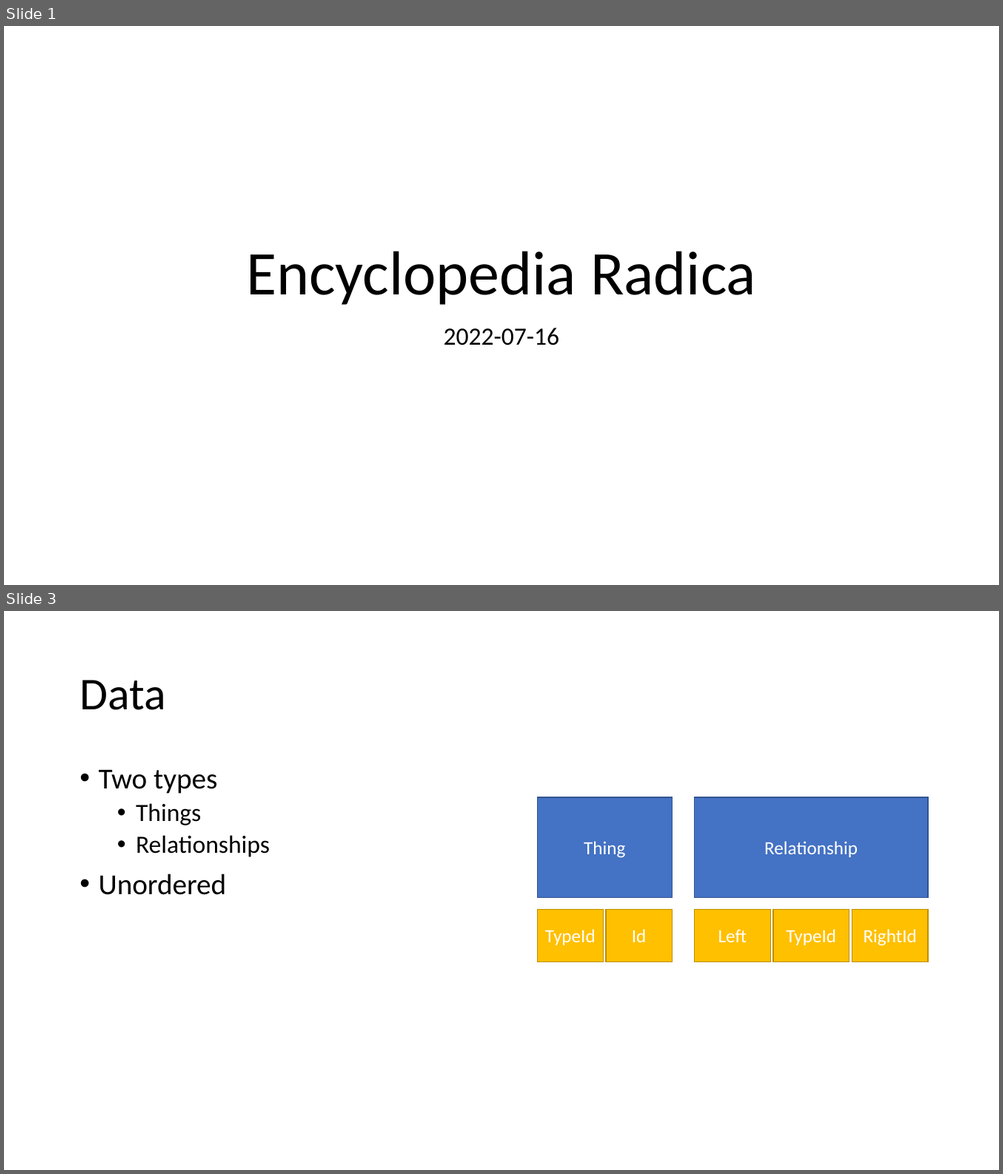
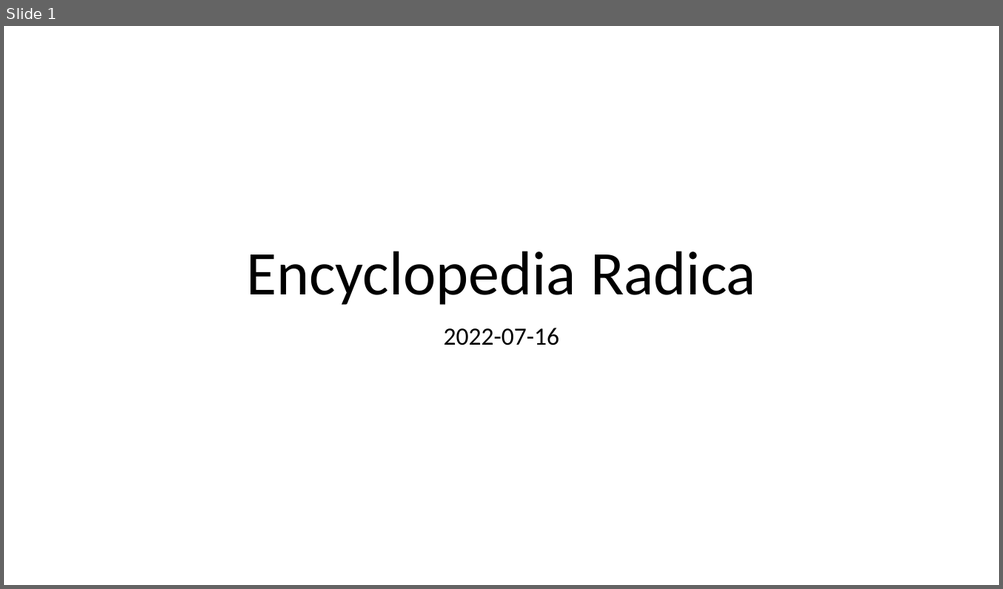
Before and after one commit to raddest-ca/encyclopedia-radica, a slide deck: radica.pptx. Shown one above the other, each under a label of ours: slides 1 and 3 before the commit, slide 1 after it; the slides between them are not shown. The pictures are 1003x1174 and 1003x589 pixels, drawn with LibreOffice and Linux fonts; fonts in the diff are those of the drawing. Boxes give left, top, right and bottom in pixels: in the first picture for what was removed or moved away, otherwise in the second. Text is boxed around its words. In the diff, an @@ line names an element or a change of style, - is before the commit and + after.

```diff
--- a/radica.pptx
+++ b/radica.pptx
@@ slide 3 removed at [4, 611, 999, 1170], background #FFFFFF @@
@@ title removed at [79, 680, 165, 710] @@
-Data
@@ text removed at [99, 770, 270, 895] @@
-• Two types
-  • Things
-  • Relationships
-• Unordered
@@ rectangle removed at [538, 797, 672, 897] @@
-Thing
@@ rectangle removed at [694, 797, 928, 897] @@
-Relationship
@@ rectangle removed at [538, 909, 604, 963] @@
-TypeId
@@ rectangle removed at [606, 909, 672, 963] @@
-Id
@@ rectangle removed at [694, 909, 770, 963] @@
-Left
@@ rectangle removed at [774, 909, 849, 963] @@
-TypeId
@@ rectangle removed at [851, 909, 928, 963] @@
-RightId
```
Also in this commit, not shown: 1 slide changed, 2 slides added, 8 other files.
